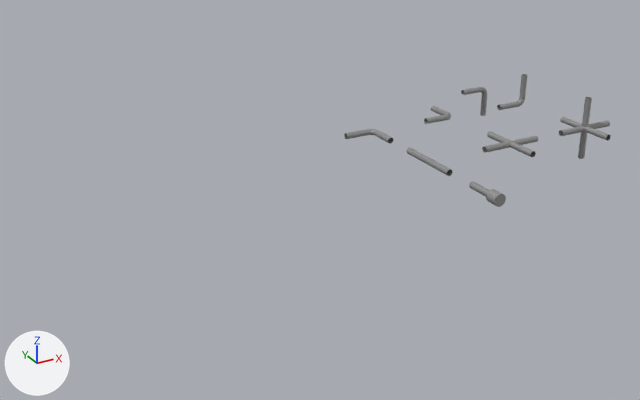
One commit to the Blender file blender/tiles.blend: the scene before it, then after it.
Both versions are drawn from a 50 mm lens placed at (-13.19, -19.33, 9.21), pointed at (-2.63, -0.13, -0.39). The lights are fixed; the arrows at lower left show +X, +Y and +Z.

Before the edit, the objects in view are built like this:
```python
me_mesh = bpy.data.meshes.new('mesh')
me_mesh.from_pydata(...)  # 48 vertices, 24 faces; spans x -1.0..1.0, y -1.0..1.0, z -1.0..1.0
me_mesh.polygons.foreach_set('use_smooth', [True] * 24)
me_mesh.materials.append(mat_material_001)  # grey #9b9b9b
me_nurbspath_004 = bpy.data.meshes.new('NurbsPath.004')
me_nurbspath_004.from_pydata(...)  # 96 vertices, 88 faces; spans x -1.0..0.1, y -1.0..0.1, z -0.1..0.1
me_nurbspath_004.polygons.foreach_set('use_smooth', [True] * 88)
me_nurbspath_004.materials.append(mat_material_001)  # grey #9b9b9b
me_nurbspath_005 = bpy.data.meshes.new('NurbsPath.005')
me_nurbspath_005.from_pydata(...)  # 96 vertices, 88 faces; spans x -1.0..0.1, y -1.0..0.1, z -0.1..0.1
me_nurbspath_005.polygons.foreach_set('use_smooth', [True] * 88)
me_nurbspath_005.materials.append(mat_material_001)  # grey #9b9b9b
me_nurbspath_124 = bpy.data.meshes.new('NurbsPath.124')
me_nurbspath_124.from_pydata(...)  # 96 vertices, 88 faces; spans x -1.0..0.1, y -1.0..0.1, z -0.1..0.1
me_nurbspath_124.polygons.foreach_set('use_smooth', [True] * 88)
me_nurbspath_124.materials.append(mat_material_001)  # grey #9b9b9b
ob_full = bpy.data.objects.new('Full', me_mesh)
ob_full.location = (7.0, 0.0, 0.0)
ob_l_down = bpy.data.objects.new('L-down', me_nurbspath_005)
ob_l_down.location = (7.0, 3.0, 0.0)
ob_l_down.rotation_euler = (4.712, 0.0, 0.0)  # degrees (270, 0, 0)
ob_l_down_001 = bpy.data.objects.new('L-down.001', me_nurbspath_124)
ob_l_down_001.location = (7.0, 5.0, 0.0)
ob_l_down_001.rotation_euler = (7.854, 0.0, 0.0)  # degrees (90, 0, 0)
ob_l_up = bpy.data.objects.new('L-up', me_nurbspath_004)
ob_l_up.location = (4.0, 3.0, 0.0)
ob_l_up.rotation_euler = (3.142, 0.0, 0.0)  # degrees (180, 0, 0)
# also in view: 'X' at (4.0, 0.0, 0.0)
```
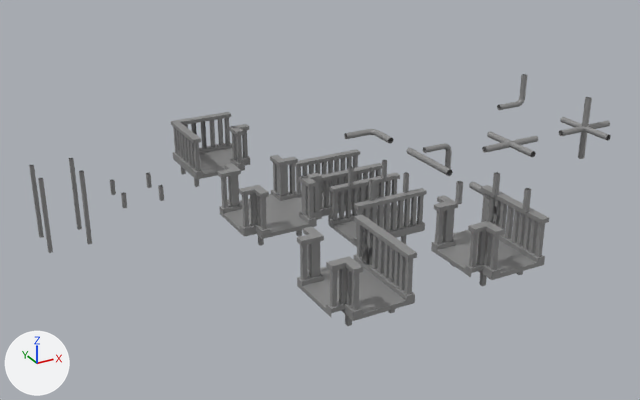
Where the change shows, as pixel boxes (x1, y1, x2, y2) in the pictures (640 x 400 px):
'walkway.crossroads.001', added: after (297, 214, 417, 326)
'walkway.crossroads.002', added: after (431, 172, 549, 286)
'walkway.crossroads', added: after (218, 155, 322, 246)
'walkway.001', added: after (329, 160, 427, 247)
'walkway.corner', added: after (170, 112, 250, 187)
'walkway', added: after (295, 149, 382, 224)
'stilts.001', added: after (29, 158, 92, 253)
'L-down', moved, turned: before (497, 74, 527, 110); after (423, 143, 452, 169)
'L-up', moved, turned: before (424, 106, 451, 124); after (497, 74, 527, 110)
'stilts', added: after (110, 173, 164, 208)
'L-down.001', deleted: before (461, 87, 487, 116)

Patch to the scene script:
```diff
--- a/blender/tiles.blend.py
+++ b/blender/tiles.blend.py
@@ ob_l_up @@
 ob_l_up = bpy.data.objects.new('L-up', me_nurbspath_004)
-ob_l_up.location = (4.0, 3.0, 0.0)
-ob_l_up.rotation_euler = (3.142, 0.0, 0.0)  # degrees (180, 0, 0)
+ob_l_up.location = (7.0, 3.0, 0.0)
+ob_l_up.rotation_euler = (4.712, 0.0, 0.0)  # degrees (270, 0, 0)
@@ ob_l_down @@
 ob_l_down = bpy.data.objects.new('L-down', me_nurbspath_005)
-ob_l_down.location = (7.0, 3.0, 0.0)
-ob_l_down.rotation_euler = (4.712, 0.0, 0.0)  # degrees (270, 0, 0)
+ob_l_down.location = (4.0, 3.0, -1.0)
+ob_l_down.rotation_euler = (7.854, 0.0, 0.0)  # degrees (90, 0, 0)
@@ ob_l_down_001 @@
-ob_l_down_001 = bpy.data.objects.new('L-down.001', me_nurbspath_124)
@@ ob_walkway_crossroads_002 @@
+ob_walkway_crossroads_002 = bpy.data.objects.new('walkway.crossroads.002', me_nurbspath_164)  # 402 vertices, 248 faces, 14 loose edges; spans x -1.0..0.7, y -1.0..1.0, z -1.0..1.0; in mat_material_001 (grey #9b9b9b)
+ob_walkway_crossroads_002.location = (-1.7, -6.0, 1.0)
+ob_walkway_crossroads_002.rotation_euler = (7.854, 0.0, 0.0)  # degrees (90, 0, 0)
@@ ob_walkway_crossroads_001 @@
+ob_walkway_crossroads_001 = bpy.data.objects.new('walkway.crossroads.001', me_nurbspath_163)  # 370 vertices, 228 faces, 14 loose edges; spans x -1.0..0.7, y -1.0..0.5, z -1.0..1.0; in mat_material_001 (grey #9b9b9b)
+ob_walkway_crossroads_001.location = (-5.0, -6.0, 1.0)
+ob_walkway_crossroads_001.rotation_euler = (7.854, 0.0, 0.0)  # degrees (90, 0, 0)
@@ ob_walkway_001 @@
+ob_walkway_001 = bpy.data.objects.new('walkway.001', me_nurbspath_156)  # 264 vertices, 188 faces; spans x -1.0..1.0, y -1.0..1.0, z -0.7..0.7; in mat_material_001 (grey #9b9b9b)
+ob_walkway_001.location = (-2.0, -2.0, 0.0)
+ob_walkway_001.rotation_euler = (7.854, 0.0, 0.0)  # degrees (90, 0, 0)
@@ ob_stilts_001 @@
+ob_stilts_001 = bpy.data.objects.new('stilts.001', me_nurbspath_155)  # 32 vertices, 20 faces; spans x -0.55..0.55, y -1.0..1.0, z -0.55..0.55; in mat_material_001 (grey #9b9b9b)
+ob_stilts_001.location = (-9.0, 2.0, 0.0)
+ob_stilts_001.rotation_euler = (7.854, 0.0, 0.0)  # degrees (90, 0, 0)
@@ ob_walkway_crossroads @@
+ob_walkway_crossroads = bpy.data.objects.new('walkway.crossroads', me_nurbspath_153)  # 320 vertices, 249 faces; spans x -1.0..1.0, y -1.0..0.5, z -1.0..1.0; in mat_material_001 (grey #9b9b9b)
+ob_walkway_crossroads.location = (-5.0, -2.0, 1.0)
+ob_walkway_crossroads.rotation_euler = (7.854, 0.0, 0.0)  # degrees (90, 0, 0)
@@ ob_stilts @@
+ob_stilts = bpy.data.objects.new('stilts', me_nurbspath_152)  # 32 vertices, 20 faces; spans x -2.55..-1.45, y -1.2..-0.8, z -0.55..0.55; in mat_material_001 (grey #9b9b9b)
+ob_stilts.location = (-5.0, 2.0, 1.0)
+ob_stilts.rotation_euler = (7.854, 0.0, 0.0)  # degrees (90, 0, 0)
@@ ob_walkway_corner @@
+ob_walkway_corner = bpy.data.objects.new('walkway.corner', me_nurbspath_151)  # 376 vertices, 218 faces, 46 loose edges; spans x -0.7..1.0, y -1.0..0.5, z -0.7..1.0; in mat_material_001 (grey #9b9b9b)
+ob_walkway_corner.location = (-5.0, 2.0, 1.0)
+ob_walkway_corner.rotation_euler = (7.854, 0.0, 0.0)  # degrees (90, 0, 0)
@@ ob_walkway @@
+ob_walkway = bpy.data.objects.new('walkway', me_nurbspath_136)  # 232 vertices, 168 faces; spans x -1.0..1.0, y -1.0..0.5, z -0.7..0.7; in mat_material_001 (grey #9b9b9b)
+ob_walkway.location = (-2.0, 0.0, 0.0)
+ob_walkway.rotation_euler = (7.854, 0.0, 0.0)  # degrees (90, 0, 0)
```
